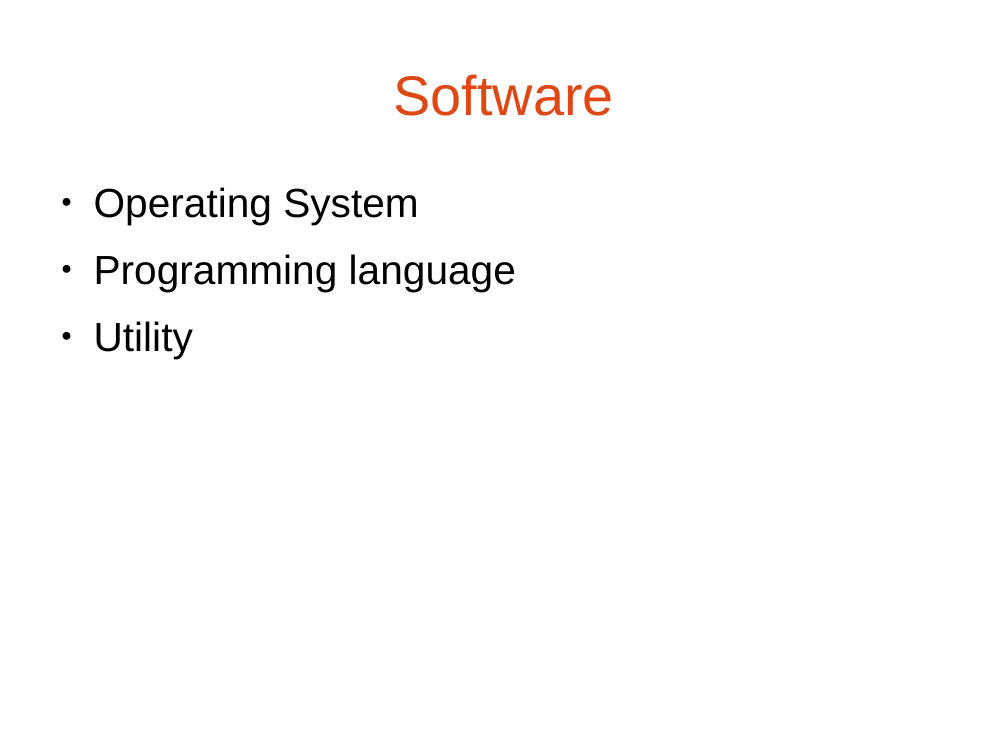
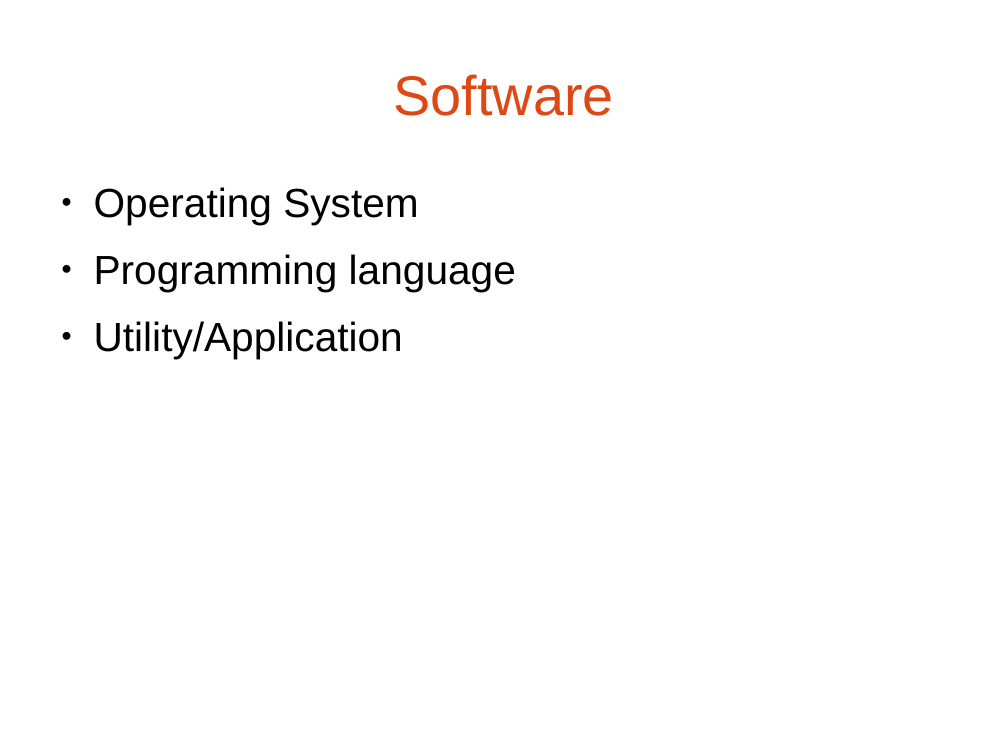
Before and after one commit to bagustris/TIK, a slide deck: slide 9 of tik-2.odp. Drawn at 1008x756 pixels with LibreOffice and Linux fonts; fonts in the diff are those of the drawing. Boxes give left, top, right and bottom in pixels: in the first picture for what was removed or moved away, otherwise in the second. Text is boxed around its words. In the diff, an @@ line names an element or a change of style, - is before the commit and + after.

```diff
--- a/tik-2.odp
+++ b/tik-2.odp
@@ text at (94,321,403,358): text changed @@
-● Utility
+● Utility/Application
```
Also in this commit, not shown: 2 other slides changed, 2 slides added, 1 slide removed.
